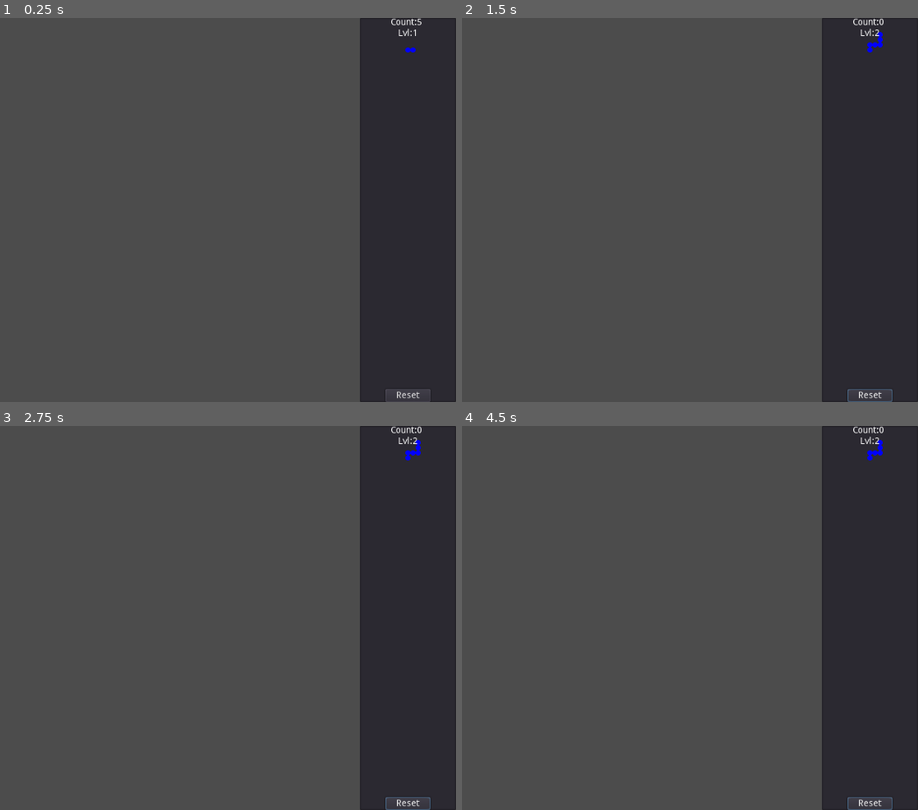
Above: before the commit, frames 1-4 (two rows, left to right).
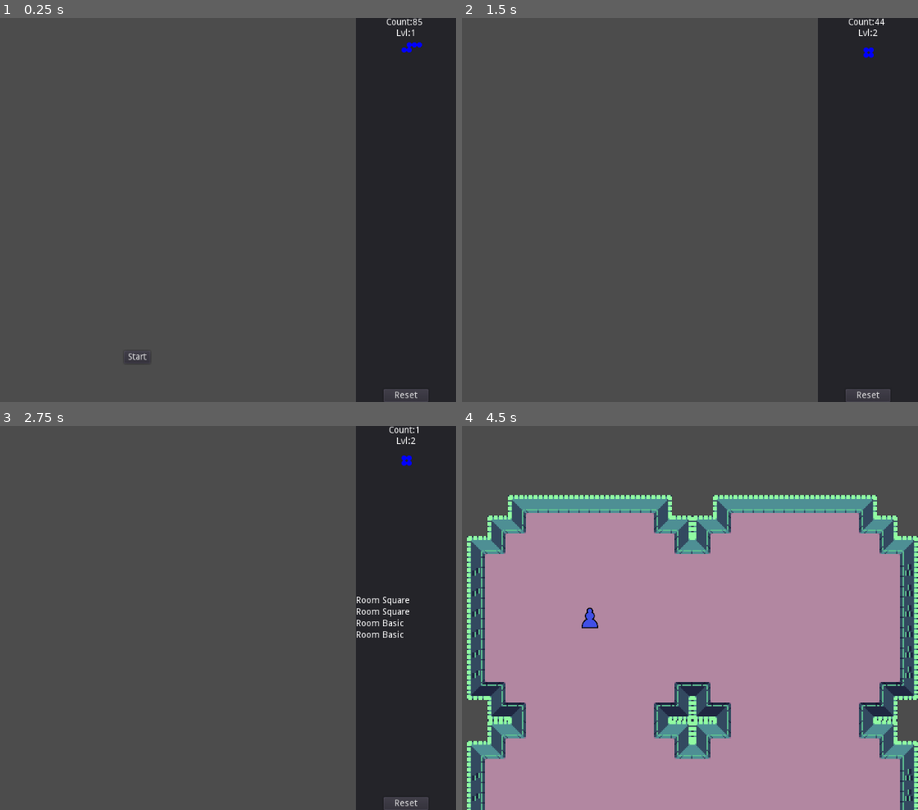
Above: after the commit, the same moments.

Repository: technofromage/chances_dungeon
Game: Godot game, scene res://Scenes/DungeonMap.tscn
Same seed, same stepped clock (60 frames per second), same inputs: the game is played once before the commit and once after it. This scene is started directly instead of the project's main scene.
Inputs (mouse positions are in pixels of both pictures, inside the frame that each line leads up to):
- Up to frame 1 (0.25 s): no input
- Up to frame 2 (1.5 s): click "Reset" at 0.5 s; click (598, 355) at 1.25 s, where only the run after the commit has a clickable "Start"
- Up to frame 3 (2.75 s): hold D (game_right) from 2.03 s (still down)
- Up to frame 4 (4.5 s): release D (game_right) at 2.78 s; hold S (game_down) 2.78-3.53 s; hold D (game_right) 3.53-4.25 s; click (598, 763) at 4.25 s, where only the run after the commit has a clickable "Start"

The runs differ from the first frame. In frame 1, 1.3% of the frame differs, in the area x 27-95%, y 0-100%; in frame 2, 1.3%; in frame 3, 1.6%; in frame 4, 82%, in the area x 1-100%, y 0-100%.

Commit message:
put the player into the scene and fixed clipping

Diff:
--- /dev/null
+++ b/Globals/DungeonManager.gd
@@ -0,0 +1,11 @@
+extends Node
+
+const roomNames = [\
+	"Room Basic",
+	"Room Square"
+]
+
+var roomAssets = {\
+	"Room Basic":preload("res://Objects/Rooms/Room_Basic.tscn"),
+	"Room Square":preload("res://Objects/Rooms/Room_Basic.tscn")
+}
--- a/Globals/Globals.gd
+++ b/Globals/Globals.gd
@@ -1,6 +1,6 @@
 extends Node
 
-enum neighbors {
+enum dirs {
 	TOP
 	BOT
 	LEFT
--- a/Globals/RNGManager.gd
+++ b/Globals/RNGManager.gd
@@ -4,7 +4,7 @@
 var spinningText = []
 
 
-func _process(delta):
+func _process(_delta):
 	for textSpinner in spinningText:
 		textSpinner.change()
 		textSpinner.timer -= 1
--- a/Globals/SpawnableObjects.tscn
+++ b/Globals/SpawnableObjects.tscn
@@ -1,6 +1,7 @@
-[gd_scene load_steps=2 format=2]
+[gd_scene load_steps=3 format=2]
 
 [ext_resource path="res://Objects/Scripts/SpinningLabel.gd" type="Script" id=1]
+[ext_resource path="res://Objects/Player.tscn" type="PackedScene" id=2]
 
 [node name="SpawnableObjects" type="Node"]
 
@@ -11,3 +12,5 @@
 __meta__ = {
 "_edit_use_anchors_": false
 }
+
+[node name="Player" parent="." instance=ExtResource( 2 )]
--- /dev/null
+++ b/Objects/Player.tscn
@@ -0,0 +1,21 @@
+[gd_scene load_steps=4 format=2]
+
+[ext_resource path="res://Objects/Scripts/Player.gd" type="Script" id=1]
+[ext_resource path="res://Sprites/JohnPabloc_Chess/w_pawn_png_128px.png" type="Texture" id=2]
+
+[sub_resource type="CircleShape2D" id=1]
+radius = 22.762
+
+[node name="Player" type="KinematicBody2D"]
+script = ExtResource( 1 )
+
+[node name="Sprite" type="Sprite" parent="."]
+modulate = Color( 0.286275, 0.345098, 1, 1 )
+scale = Vector2( 0.25, 0.25 )
+texture = ExtResource( 2 )
+
+[node name="Camera2D" type="Camera2D" parent="."]
+current = true
+
+[node name="CollisionShape2D" type="CollisionShape2D" parent="."]
+shape = SubResource( 1 )
--- a/Objects/Rooms/Room_Basic.tscn
+++ b/Objects/Rooms/Room_Basic.tscn
@@ -9,6 +9,33 @@
 [sub_resource type="ConvexPolygonShape2D" id=2]
 points = PoolVector2Array( 16, 16, 0, 16, 0, 0, 16, 0 )
 
+[sub_resource type="ConvexPolygonShape2D" id=14]
+points = PoolVector2Array( 16, 16, 0, 16, 0, 0, 16, 0 )
+
+[sub_resource type="ConvexPolygonShape2D" id=15]
+points = PoolVector2Array( 16, 16, 0, 16, 0, 0, 16, 0 )
+
+[sub_resource type="ConvexPolygonShape2D" id=16]
+points = PoolVector2Array( 16, 16, 0, 16, 0, 0, 16, 0 )
+
+[sub_resource type="ConvexPolygonShape2D" id=17]
+points = PoolVector2Array( 16, 16, 0, 16, 0, 0, 16, 0 )
+
+[sub_resource type="ConvexPolygonShape2D" id=18]
+points = PoolVector2Array( 16, 16, 0, 16, 0, 0, 16, 0 )
+
+[sub_resource type="ConvexPolygonShape2D" id=19]
+points = PoolVector2Array( 16, 16, 0, 16, 0, 0, 16, 0 )
+
+[sub_resource type="ConvexPolygonShape2D" id=20]
+points = PoolVector2Array( 16, 16, 0, 16, 0, 0, 16, 0 )
+
+[sub_resource type="ConvexPolygonShape2D" id=21]
+points = PoolVector2Array( 16, 16, 0, 16, 0, 0, 16, 0 )
+
+[sub_resource type="ConvexPolygonShape2D" id=22]
+points = PoolVector2Array( 16, 16, 0, 16, 0, 0, 16, 0 )
+
 [sub_resource type="ConvexPolygonShape2D" id=3]
 points = PoolVector2Array( 0, 0, 16, 0, 16, 16, 0, 16 )
 
@@ -37,6 +64,15 @@
 points = PoolVector2Array( 16, 16, 0, 16, 0, 0, 16, 0 )
 
 [sub_resource type="ConvexPolygonShape2D" id=12]
+points = PoolVector2Array( 0, 0, 16, 0, 16, 16, 0, 16 )
+
+[sub_resource type="ConvexPolygonShape2D" id=23]
+points = PoolVector2Array( 16, 16, 0, 16, 0, 0, 16, 0 )
+
+[sub_resource type="ConvexPolygonShape2D" id=24]
+points = PoolVector2Array( 16, 16, 0, 16, 0, 0, 16, 0 )
+
+[sub_resource type="ConvexPolygonShape2D" id=25]
 points = PoolVector2Array( 0, 0, 16, 0, 16, 16, 0, 16 )
 
 [sub_resource type="TileSet" id=13]
@@ -183,7 +219,25 @@
 9/autotile/z_index_map = [  ]
 9/occluder_offset = Vector2( 0, 0 )
 9/navigation_offset = Vector2( 0, 0 )
-9/shapes = [  ]
+9/shapes = [ {
+"autotile_coord": Vector2( 0, 0 ),
+"one_way": false,
+"one_way_margin": 1.0,
+"shape": SubResource( 23 ),
+"shape_transform": Transform2D( 1, 0, 0, 1, 0, 0 )
+}, {
+"autotile_coord": Vector2( 1, 0 ),
+"one_way": false,
+"one_way_margin": 1.0,
+"shape": SubResource( 24 ),
+"shape_transform": Transform2D( 1, 0, 0, 1, 0, 0 )
+}, {
+"autotile_coord": Vector2( 2, 0 ),
+"one_way": false,
+"one_way_margin": 1.0,
+"shape": SubResource( 25 ),
+"shape_transform": Transform2D( 1, 0, 0, 1, 0, 0 )
+} ]
 9/z_index = 0
 10/name = "buch_topDownDungeon.png 10"
 10/texture = ExtResource( 1 )
@@ -200,7 +254,25 @@
 10/autotile/z_index_map = [  ]
 10/occluder_offset = Vector2( 0, 0 )
 10/navigation_offset = Vector2( 0, 0 )
-10/shapes = [  ]
+10/shapes = [ {
+"autotile_coord": Vector2( 0, 0 ),
+"one_way": false,
+"one_way_margin": 1.0,
+"shape": SubResource( 14 ),
+"shape_transform": Transform2D( 1, 0, 0, 1, 0, 0 )
+}, {
+"autotile_coord": Vector2( 0, 1 ),
+"one_way": false,
+"one_way_margin": 1.0,
+"shape": SubResource( 15 ),
+"shape_transform": Transform2D( 1, 0, 0, 1, 0, 0 )
+}, {
+"autotile_coord": Vector2( 0, 2 ),
+"one_way": false,
+"one_way_margin": 1.0,
+"shape": SubResource( 16 ),
+"shape_transform": Transform2D( 1, 0, 0, 1, 0, 0 )
+} ]
 10/z_index = 0
 11/name = "buch_topDownDungeon.png 11"
 11/texture = ExtResource( 1 )
@@ -217,7 +289,25 @@
 11/autotile/z_index_map = [  ]
 11/occluder_offset = Vector2( 0, 0 )
 11/navigation_offset = Vector2( 0, 0 )
-11/shapes = [  ]
+11/shapes = [ {
+"autotile_coord": Vector2( 0, 2 ),
+"one_way": false,
+"one_way_margin": 1.0,
+"shape": SubResource( 17 ),
+"shape_transform": Transform2D( 1, 0, 0, 1, 0, 0 )
+}, {
+"autotile_coord": Vector2( 0, 1 ),
+"one_way": false,
+"one_way_margin": 1.0,
+"shape": SubResource( 18 ),
+"shape_transform": Transform2D( 1, 0, 0, 1, 0, 0 )
+}, {
+"autotile_coord": Vector2( 0, 0 ),
+"one_way": false,
+"one_way_margin": 1.0,
+"shape": SubResource( 19 ),
+"shape_transform": Transform2D( 1, 0, 0, 1, 0, 0 )
+} ]
 11/z_index = 0
 12/name = "buch_topDownDungeon.png 12"
 12/texture = ExtResource( 1 )
@@ -234,7 +324,25 @@
 12/autotile/z_index_map = [  ]
 12/occluder_offset = Vector2( 0, 0 )
 12/navigation_offset = Vector2( 0, 0 )
-12/shapes = [  ]
+12/shapes = [ {
+"autotile_coord": Vector2( 0, 0 ),
+"one_way": false,
+"one_way_margin": 1.0,
+"shape": SubResource( 20 ),
+"shape_transform": Transform2D( 1, 0, 0, 1, 0, 0 )
+}, {
+"autotile_coord": Vector2( 1, 0 ),
+"one_way": false,
+"one_way_margin": 1.0,
+"shape": SubResource( 21 ),
+"shape_transform": Transform2D( 1, 0, 0, 1, 0, 0 )
+}, {
+"autotile_coord": Vector2( 2, 0 ),
+"one_way": false,
+"one_way_margin": 1.0,
+"shape": SubResource( 22 ),
+"shape_transform": Transform2D( 1, 0, 0, 1, 0, 0 )
+} ]
 12/z_index = 0
 13/name = "buch_topDownDungeon.png 13"
 13/texture = ExtResource( 1 )
@@ -346,5 +454,6 @@
 scale = Vector2( 2, 2 )
 tile_set = SubResource( 13 )
 cell_size = Vector2( 16, 16 )
+collision_mask = 7
 format = 1
 tile_data = PoolIntArray( -327684, 14, 0, -327683, 5, 0, -327682, 5, 0, -327681, 5, 0, -393216, 5, 0, -393215, 5, 0, -3 …(1849 unchanged characters)…
--- a/Objects/Scripts/DungeonMaster.gd
+++ b/Objects/Scripts/DungeonMaster.gd
@@ -1,4 +1,4 @@
-extends Node2D
+extends CanvasLayer
 
 var path = []
 var offshoots = []
@@ -8,6 +8,7 @@
 var counter = 0#decremented to represent wait times to let info sink in
 #TODO: consider "fast mode" option
 var processStage = 0#increment this tool when the stage is done
+var spinnersList = []#any active spinners
 
 enum stages{
 	PATH,
@@ -16,10 +17,11 @@
 	LOOT,
 	WAIT,
 	START,
+	PLAY,
 	RESET
 	}
 
-func _process(delta):
+func _process(_delta):
 	match(processStage):
 		stages.PATH:
 			make_path()
@@ -35,13 +37,22 @@
 			start_game()
 		stages.RESET:
 			reset_dungeon()
-	update()
 
 func reset_dungeon():
 	counter = 0
 	path = []
 	processStage = 0
 	difficulty+=1
+	spinnersList.clear()
+	$DungeonText.clear_Text()
+	$DungeonText.visible=true
+	get_node("../ZoomedoutCam").current=true
+	for child in get_node("../RoomContainer").get_children():
+		child.queue_free()
+	for child in get_node("../MobContainer").get_children():
+		child.queue_free()
+	for child in get_node("../LootContainer").get_children():
+		child.queue_free()
 
 func make_path():
 	var length = (randi()%4+difficulty)
@@ -52,7 +63,7 @@
 		var direction = Vector2(0,0)
 		path.append(Vector2(0,0))
 		roomCount = 0
-		for i in range(length):
+		for _i in range(length):
 			pathValid = false
 			var attempts = 0
 			while (not pathValid):
@@ -75,7 +86,7 @@
 					roomCount += 1
 					pathValid = true
 		destination = currentPos #desination is the last viewed position
-		counter = 20
+		counter = 100
 	counter -= 1
 	if counter == 0:
 		processStage+=1
@@ -83,20 +94,76 @@
 	else:
 		return false
 
+var spinnerTracker = 0
+func place_rooms():
+	if counter == 0:
+		for point in path:
+			var spinner = $DungeonText.create_Text()
+			spinnersList.append(spinner)
+			spinnerTracker += 1
+		counter = 1
+	else:#there WILL be at least 1 path, so at least one room
+		for i in len(spinnersList):
+			if spinnersList[i].timer==0:
+				spinnersList[i].timer=-1#done so that the call won't trigger twice
+				print(spinnersList[i].text)
+				summon_room(spinnersList[i].text, path[i])
+				spinnerTracker -= 1
+		if spinnerTracker == 0:#ie: once all spinners have stoped
+			processStage+=1
+			counter = 0
 
-func place_rooms():
-	pass
 func place_monsters():
-	pass
+	processStage+=1
+
 func place_loot():
-	pass
+	processStage+=1
+
+var readyToGo = false
 func wait_for_player():
-	pass
+	if counter==0:
+		counter = 1
+		readyToGo=false
+		$StartButton.visible=true
+	if readyToGo:#this will get changed when the button is pressed
+		processStage+=1
+		counter = 0
+
 func start_game():
-	pass
+	#summon player
+	var player = Glob.summonObject("Player", get_node("../MobContainer"))
+	player.position = Vector2(0,0)
+	player.get_node("Camera2D").current=true
+	get_node("../ZoomedoutCam").current=false
+	$DungeonText.visible=false
+	processStage+=1
 
 
+
+func summon_room(name, pathPoint):#this function will put a room with the name "name" onto the place for pathpoint
+	var neighborsArray = get_neighbors_on_path(pathPoint)
+	var clone:Node2D = RoomsData.roomAssets[name].instance().duplicate()
+	get_node("../RoomContainer").add_child(clone)
+	clone.position = pathPoint*5*64
+	clone.clip(neighborsArray)
+
+func get_neighbors_on_path(pathPoint):
+	var newArray = []
+	if path.has(pathPoint+Vector2(0,-1)):
+		newArray.append(Glob.dirs.TOP)
+	if path.has(pathPoint+Vector2(0,1)):
+		newArray.append(Glob.dirs.BOT)
+	if path.has(pathPoint+Vector2(1,0)):
+		newArray.append(Glob.dirs.RIGHT)
+	if path.has(pathPoint+Vector2(-1,0)):
+		newArray.append(Glob.dirs.LEFT)
+	return newArray
 
 
 func _on_Button_pressed():
 	reset_dungeon()
+
+
+func _on_StartButton_pressed():
+	readyToGo=true#this will intiate the end of the wait_for_player function
+	$StartButton.visible=false
--- a/Objects/Scripts/DungeonMenu.gd
+++ b/Objects/Scripts/DungeonMenu.gd
@@ -1,19 +1,32 @@
-extends ItemList
+extends Panel
 
 export var DMPath: NodePath
 var DM
 var spinningText = []
+
+const roomTypes = ["Room Basic", "Room Square"]
 
 const mainTextFormat = "Count:%s \nLvl:%s"
 
 func _ready():
 	DM = get_node(DMPath)
 
-func _process(delta):
+func _process(_delta):
 	update()
 	var debugString = mainTextFormat % [String(DM.counter),String(DM.difficulty)]
 	$MainText.text = debugString
 
+func clear_Text():
+	spinningText = []
+	for child in $RoomsText.get_children():
+		child.queue_free()
+
+func create_Text():
+	var newLabel:SpinningLabel = Glob.summonObject("SpinningLabel", $RoomsText)
+	newLabel.textOptions = roomTypes
+	newLabel.timer = randi()%70+50
+	RNGMan.spinText(newLabel)
+	return newLabel
 
 func _draw():
 	for point in DM.path:
--- a/Scenes/Player.gd
+++ b/Objects/Scripts/Player.gd
@@ -1,7 +1,7 @@
-extends Node2D
+extends KinematicBody2D
 
 var velocity = Vector2(0,0)
-var speed = 100
+var speed = 15
 
 func _unhandled_key_input(event):
 	var input = Vector2(0,0)
@@ -13,8 +13,8 @@
 		input+=Vector2(-1,0)
 	if Input.is_action_pressed("game_right"):
 		input+=Vector2(1,0)
-	print(input)
+#	print(input)
 	velocity = input.normalized()
 
 func _physics_process(delta):
-	translate(velocity*delta*speed)
+	move_and_slide(velocity*speed)
--- a/Objects/Scripts/Room.gd
+++ b/Objects/Scripts/Room.gd
@@ -3,13 +3,13 @@
 func clip(neighborsList):
 	for neighbor in neighborsList:
 		match(neighbor):
-			Glob.TOP:
+			Glob.dirs.TOP:
 				clear_top()
-			Glob.BOT:
+			Glob.dirs.BOT:
 				clear_bot()
-			Glob.LEFT:
+			Glob.dirs.LEFT:
 				clear_left()
-			Glob.RIGHT:
+			Glob.dirs.RIGHT:
 				clear_right()
 
 func clear_top():
@@ -23,4 +23,4 @@
 		$TileMap.set_cell(-6,i,-1)
 func clear_right():
 	for i in range(-5,4):
-		$TileMap.set_cell(i,5,-1)
+		$TileMap.set_cell(5,i,-1)
--- a/Scenes/DungeonMap.tscn
+++ b/Scenes/DungeonMap.tscn
@@ -8,8 +8,9 @@
 
 [node name="Node2D" type="Node2D"]
 
-[node name="Camera2D" type="Camera2D" parent="."]
+[node name="ZoomedoutCam" type="Camera2D" parent="."]
 current = true
+zoom = Vector2( 3, 3 )
 
 [node name="PauseMenu" type="CanvasLayer" parent="."]
 pause_mode = 2
@@ -67,23 +68,21 @@
 
 [node name="OptionsMenu" parent="PauseMenu" instance=ExtResource( 3 )]
 
-[node name="DungeonMaster" type="Node2D" parent="."]
+[node name="DungeonMasterGUI" type="CanvasLayer" parent="."]
 script = ExtResource( 4 )
 
-[node name="Spinner" type="CanvasLayer" parent="."]
-
-[node name="DungeonText" type="ItemList" parent="Spinner"]
+[node name="DungeonText" type="Panel" parent="DungeonMasterGUI"]
 anchor_left = 1.0
 anchor_right = 1.0
 anchor_bottom = 1.0
-margin_left = -150.0
+margin_left = -156.0
 script = ExtResource( 5 )
 __meta__ = {
 "_edit_use_anchors_": false
 }
-DMPath = NodePath("../../DungeonMaster")
+DMPath = NodePath("..")
 
-[node name="Button" type="Button" parent="Spinner/DungeonText"]
+[node name="Button" type="Button" parent="DungeonMasterGUI/DungeonText"]
 anchor_left = 0.5
 anchor_top = 1.0
 anchor_right = 0.5
@@ -96,7 +95,7 @@
 "_edit_use_anchors_": false
 }
 
-[node name="MainText" type="Label" parent="Spinner/DungeonText"]
+[node name="MainText" type="Label" parent="DungeonMasterGUI/DungeonText"]
 anchor_right = 1.0
 margin_bottom = 14.0
 align = 1
@@ -104,12 +103,36 @@
 "_edit_use_anchors_": false
 }
 
-[node name="VBoxContainer" type="VBoxContainer" parent="Spinner/DungeonText"]
+[node name="RoomsText" type="VBoxContainer" parent="DungeonMasterGUI/DungeonText"]
 anchor_top = 0.5
 anchor_right = 1.0
 anchor_bottom = 0.5
+grow_vertical = 2
+__meta__ = {
+"_edit_use_anchors_": false
+}
+
+[node name="StartButton" type="Button" parent="DungeonMasterGUI"]
+anchor_left = 0.5
+anchor_top = 0.9
+anchor_right = 0.5
+anchor_bottom = 0.9
+margin_left = -6.0
+margin_top = -20.0
+margin_right = 6.0
+text = "Start"
+__meta__ = {
+"_edit_use_anchors_": false
+}
+
+[node name="RoomContainer" type="Node" parent="."]
+
+[node name="MobContainer" type="Node" parent="."]
+
+[node name="LootContainer" type="Node" parent="."]
 [connection signal="pressed" from="PauseMenu/Buttons/Continue" to="PauseMenu" method="_on_Continue_pressed"]
 [connection signal="pressed" from="PauseMenu/Buttons/Options" to="PauseMenu" method="_on_Options_pressed"]
 [connection signal="pressed" from="PauseMenu/Buttons/Main" to="PauseMenu" method="_on_Main_pressed"]
 [connection signal="pressed" from="PauseMenu/Buttons/Quit" to="PauseMenu" method="_on_Quit_pressed"]
-[connection signal="pressed" from="Spinner/DungeonText/Button" to="DungeonMaster" method="_on_Button_pressed"]
+[connection signal="pressed" from="DungeonMasterGUI/DungeonText/Button" to="DungeonMasterGUI" method="_on_Button_pressed"]
+[connection signal="pressed" from="DungeonMasterGUI/StartButton" to="DungeonMasterGUI" method="_on_StartButton_pressed"]
--- a/Scenes/TestScene.tscn
+++ b/Scenes/TestScene.tscn
@@ -1,20 +1,10 @@
-[gd_scene load_steps=4 format=2]
+[gd_scene load_steps=3 format=2]
 
 [ext_resource path="res://Objects/Rooms/Room_Basic.tscn" type="PackedScene" id=1]
-[ext_resource path="res://Scenes/Player.gd" type="Script" id=2]
-[ext_resource path="res://Sprites/JohnPabloc_Chess/w_pawn_png_128px.png" type="Texture" id=3]
+[ext_resource path="res://Objects/Player.tscn" type="PackedScene" id=2]
 
 [node name="Node2D" type="Node2D"]
 
 [node name="Room_basic" parent="." instance=ExtResource( 1 )]
 
-[node name="Camera2D" type="Camera2D" parent="."]
-current = true
-
-[node name="Player" type="Node2D" parent="."]
-script = ExtResource( 2 )
-
-[node name="Sprite" type="Sprite" parent="Player"]
-modulate = Color( 0.286275, 0.345098, 1, 1 )
-scale = Vector2( 0.25, 0.25 )
-texture = ExtResource( 3 )
+[node name="Player" parent="." instance=ExtResource( 2 )]
--- a/project.godot
+++ b/project.godot
@@ -35,6 +35,7 @@
 Glob="*res://Globals/Globals.gd"
 OptionsMan="*res://Globals/OptionsManager.gd"
 RNGMan="*res://Globals/RNGManager.gd"
+RoomsData="*res://Globals/DungeonManager.gd"
 
 [input]
 
Not shown: 1 places in Objects/Rooms/Room_Basic.tscn that only renumber resources
